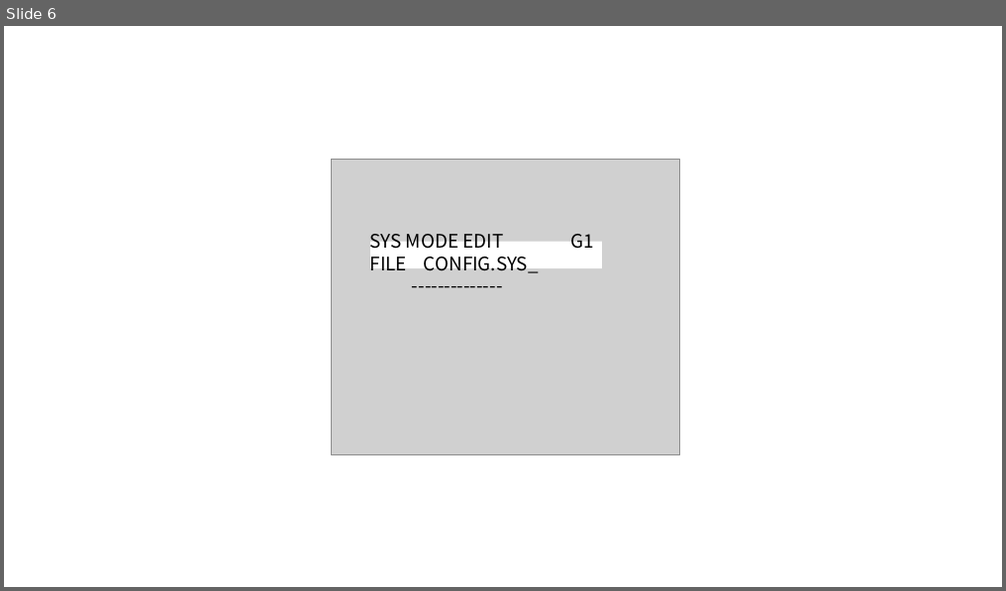
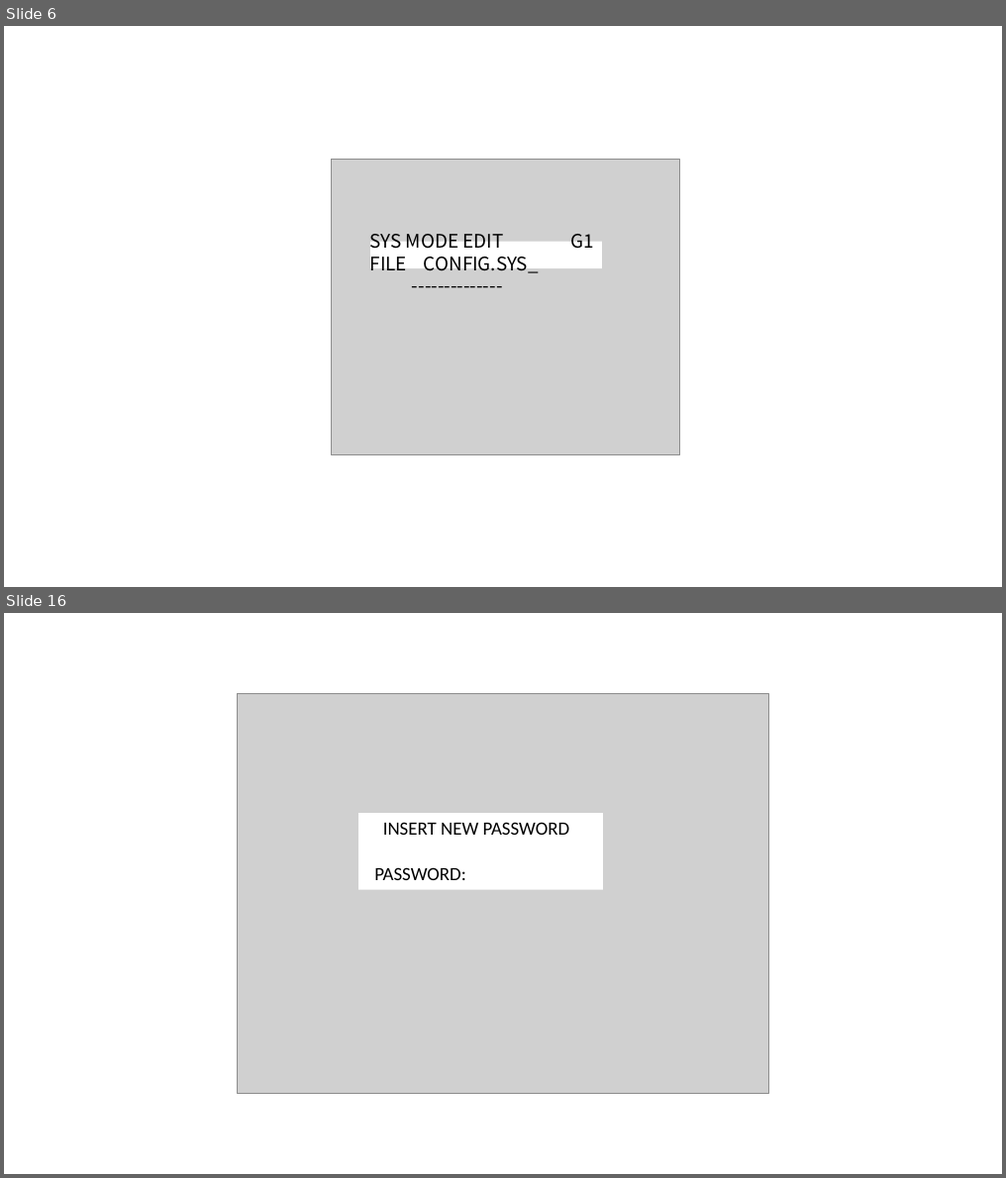
Before and after one commit to Jesusdiazcienciadatos/ationetdocs, a slide deck: Content/Images/standAloneTerminal/standAloneTerminalImages.pptx. Shown one above the other, each under a label of ours: slide 6 before the commit, slides 6 and 16 after it; the slides between them are not shown. The pictures are 1006x591 and 1006x1178 pixels, drawn with LibreOffice and Linux fonts; fonts in the diff are those of the drawing; grey boxes stand for pictures. Boxes give left, top, right and bottom in pixels: in the first picture for what was removed or moved away, otherwise in the second. Text is boxed around its words. In the diff, an @@ line names an element or a change of style, - is before the commit and + after.

```diff
--- a/Content/Images/standAloneTerminal/standAloneTerminalImages.pptx
+++ b/Content/Images/standAloneTerminal/standAloneTerminalImages.pptx
@@ slide 16 added at <box>4,613,1002,1174</box>, background #FFFFFF @@
@@ picture added at <box>237,694,769,1093</box> @@
@@ rectangle added at <box>358,813,603,889</box>, fill #FFFFFF @@
@@ text added at <box>374,822,570,880</box>, 18 pt, text #000000 @@
+INSERT NEW PASSWORD
+PASSWORD:
```
Also in this commit, not shown: 15 other slides added, 19 other files.
